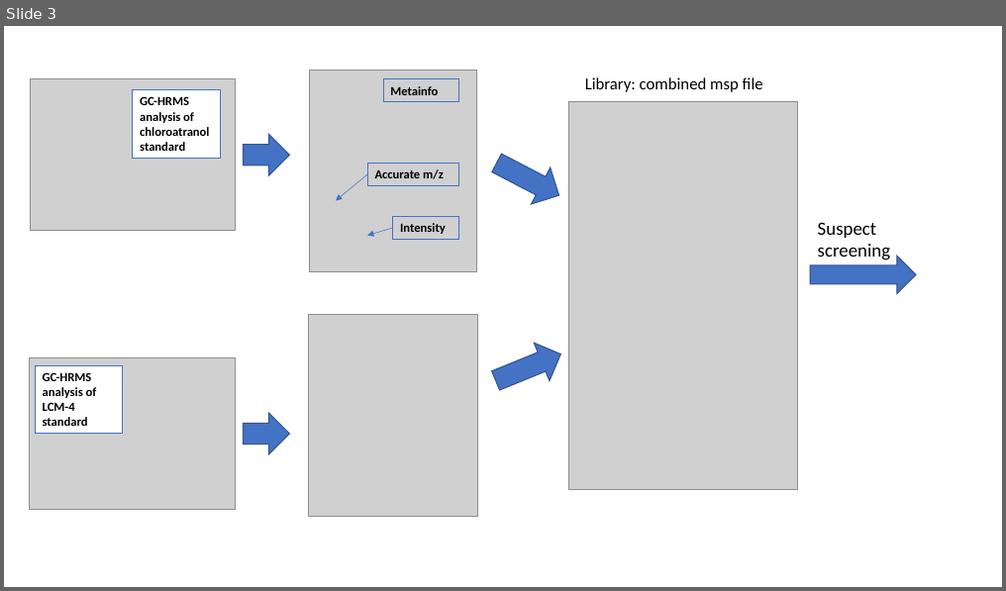
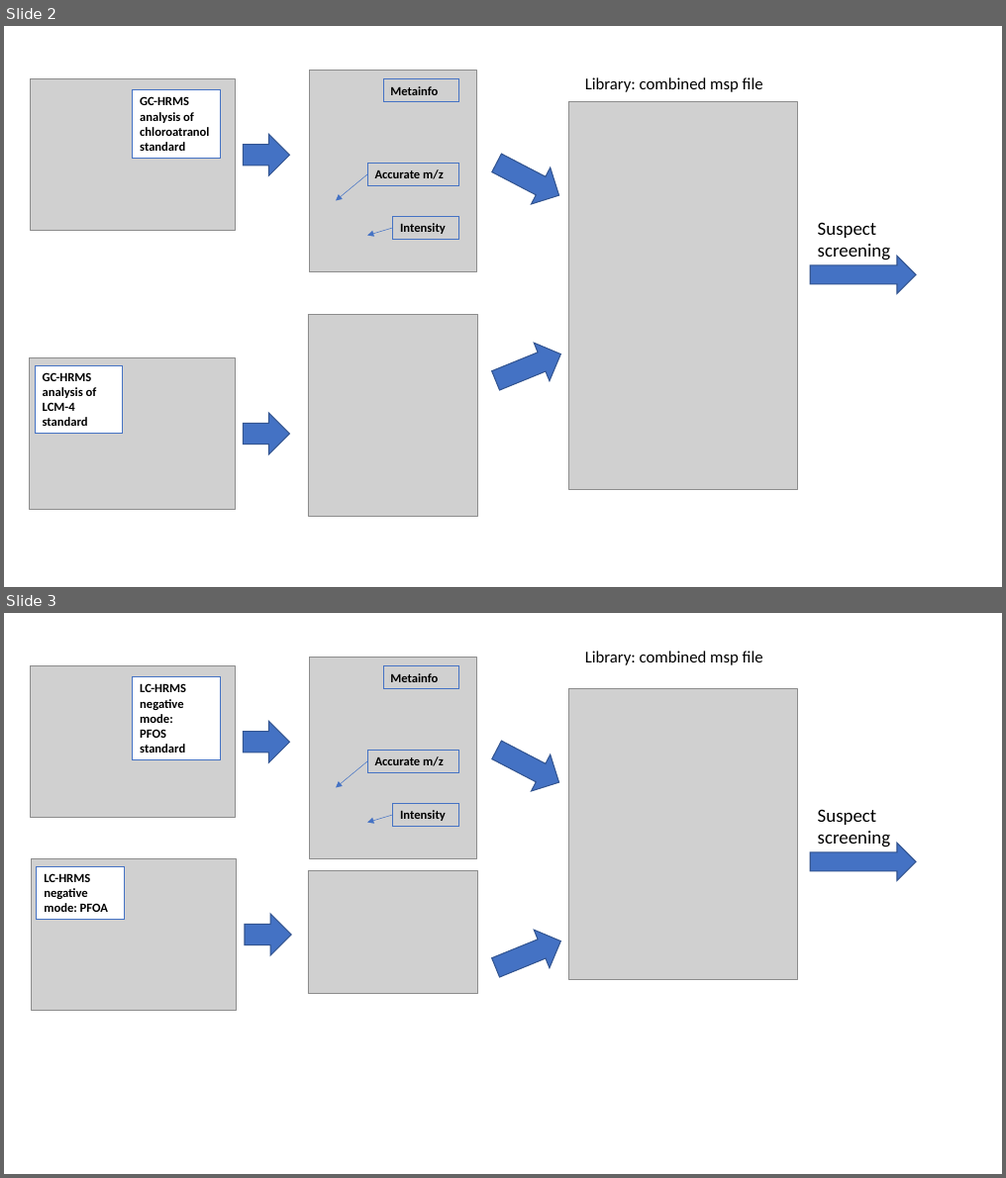
Before and after one commit to WBS-TW/HRMS-SSANTA, a slide deck: images/figures.pptx. Shown one above the other, each under a label of ours: slide 3 before the commit, slides 2 and 3 after it. The pictures are 1006x591 and 1006x1178 pixels, drawn with LibreOffice and Linux fonts; fonts in the diff are those of the drawing; grey boxes stand for pictures. Boxes give left, top, right and bottom in pixels: in the first picture for what was removed or moved away, otherwise in the second. Text is boxed around its words. In the diff, an @@ line names an element or a change of style, - is before the commit and + after.

```diff
--- a/images/figures.pptx
+++ b/images/figures.pptx
@@ slide 3 added at <box>4,613,1002,1174</box>, background #FFFFFF @@
@@ picture added at <box>30,666,235,817</box> @@
@@ picture added at <box>310,658,476,860</box> @@
@@ rectangle added at <box>383,666,459,688</box>, outline #4472C4 0.75 pt, 12 pt, text #000000, bold @@
+Metainfo
@@ text added at <box>585,651,763,665</box>, 16 pt, text #000000 @@
+Library: combined msp file
@@ rectangle added at <box>133,677,221,761</box>, fill #FFFFFF, outline #4472C4 0.75 pt, 12 pt, text #000000, bold @@
+LC-HRMS negative mode:
+PFOS standard
@@ picture added at <box>568,688,798,980</box> @@
@@ right arrow added at <box>243,721,289,762</box>, fill #4472C4, outline #325491 1 pt @@
@@ rectangle added at <box>368,750,459,772</box>, outline #4472C4 0.75 pt, 12 pt, text #000000, bold @@
+Accurate m/z
@@ right arrow added at <box>487,732,568,800</box>, fill #4472C4, outline #325491 1 pt @@
@@ arrow added from (368, 761) to (336, 787), #4472C4 0.5 pt @@
@@ arrow added from (392, 815) to (368, 823), #4472C4 0.5 pt @@
@@ rectangle added at <box>392,804,458,827</box>, outline #4472C4 0.75 pt, 12 pt, text #000000, bold @@
+Intensity
@@ text added at <box>818,809,891,848</box>, 18 pt, text #000000 @@
+Suspect screening
@@ right arrow added at <box>810,843,916,880</box>, fill #4472C4, outline #325491 1 pt @@
@@ picture added at <box>31,860,236,1011</box> @@
@@ rectangle added at <box>37,866,124,920</box>, fill #FFFFFF, outline #4472C4 0.75 pt, 12 pt, text #000000, bold @@
+LC-HRMS negative mode: PFOA
@@ picture added at <box>308,870,478,994</box> @@
@@ right arrow added at <box>245,914,291,956</box>, fill #4472C4, outline #325491 1 pt @@
@@ right arrow added at <box>488,923,568,987</box>, fill #4472C4, outline #325491 1 pt @@
@@ what was slide 3 is now slide 2 @@
```
Also in this commit, not shown: 1 other slide added, 1 slide removed, 49 other files.
